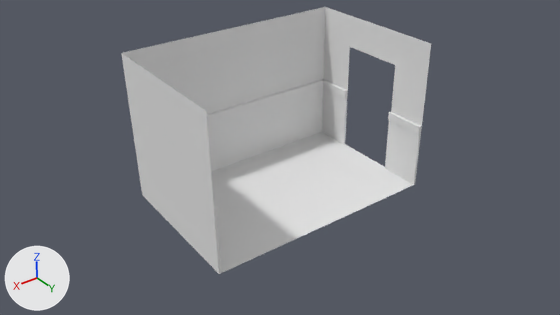
Renders of the Blender file Assets/models/floor_2/bathroom_e/bathroom_e.blend from each side of a commit.
The view is the same before and after, from the file's camera 'Camera'. Arrows for +X, +Y and +Z are at lower left; the lights stay in place.

The first picture shows 'floor', 'wall_e', 'wall_n', 'wall_s', 'wood_wall', 'wood_wall.002', 'wood_wall.003'.
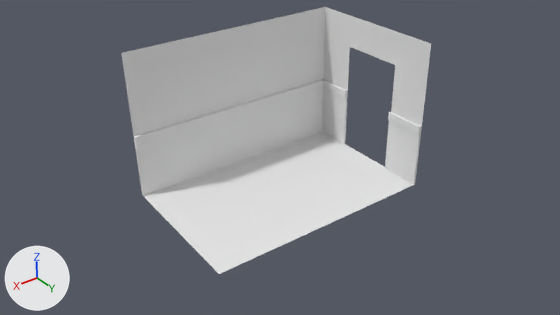
Changed parts and their boxes [x1, y1, x2, y2] in the pictures (560 x 315 px):
```json
{"object": "wall_n", "change": "hidden", "before": [121, 53, 219, 274]}
{"object": "wood_wall.002", "change": "hidden", "before": [213, 203, 221, 274]}
```

Scene script edits in JSON lines:
```json
{"op": "add", "block": "ob_wood_wall_002", "code": "ob_wood_wall_002.hide_set(True)  # its collection is switched off"}
{"op": "add", "block": "ob_wall_n", "code": "ob_wall_n.hide_set(True)  # its collection is switched off"}
```
